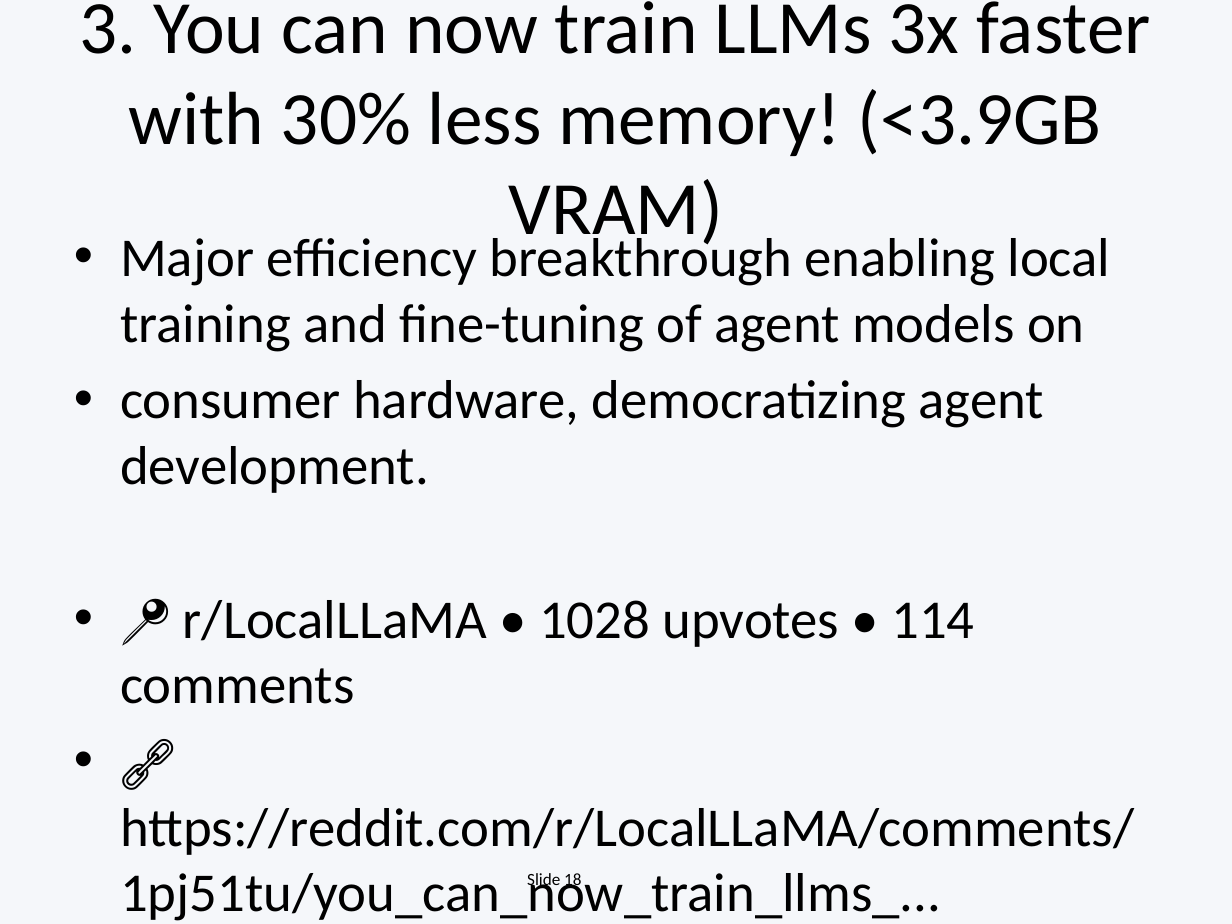
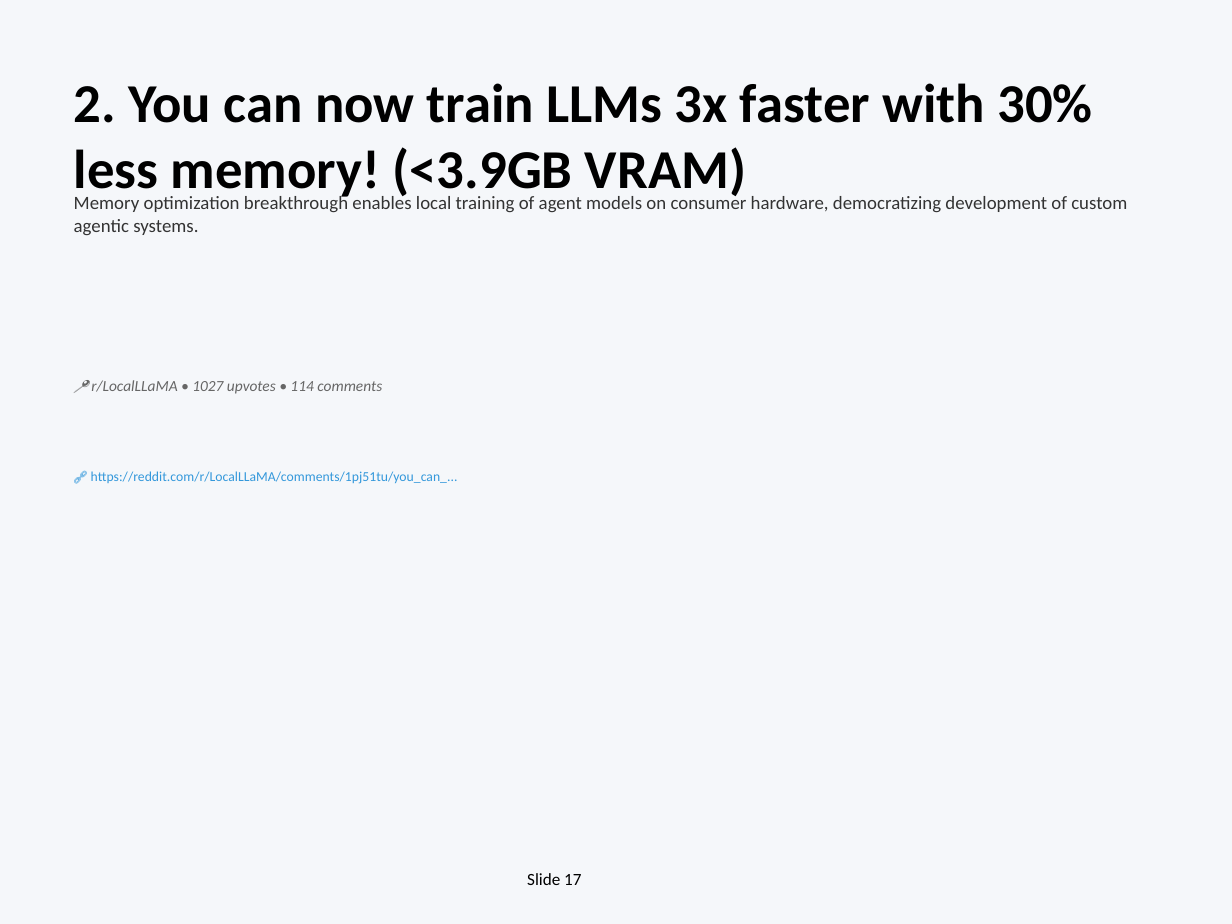
Before and after one commit to EiriniOr/ai-weekly-digest, a slide deck: slide 17 of AI_Weekly_2025-12-15.pptx (slide 18 before the commit). Drawn at 1232x924 pixels with LibreOffice and Linux fonts; fonts in the diff are those of the drawing. Boxes give left, top, right and bottom in pixels: in the first picture for what was removed or moved away, otherwise in the second. Text is boxed around its words. In the diff, an @@ line names an element or a change of style, - is before the commit and + after.

```diff
--- a/AI_Weekly_2025-12-15.pptx
+++ b/AI_Weekly_2025-12-15.pptx
@@ text "2. You can now train ..." at <box>74,83,1092,201</box>: vertical alignment middle to top @@
@@ text at <box>74,83,1092,201</box>: text changed; size 44 to 32 pt; bold on @@
-3. You can now train LLMs 3x faster with 30% less memory! (<3.9GB VRAM)
+2. You can now train LLMs 3x faster with 30% less memory! (<3.9GB VRAM)
@@ text added at <box>74,194,1127,235</box>, 11 pt, text #333333 @@
+Memory optimization breakthrough enables local training of agent models on consumer hardware, democratizing development of custom agentic systems.
@@ text removed at <box>120,230,1134,921</box> @@
-• Major efficiency breakthrough enabling local training and fine-tuning of agent models on
-• consumer hardware, democratizing agent development.
-• 📍 r/LocalLLaMA • 1028 upvotes • 114 comments
-• 🔗 https://reddit.com/r/LocalLLaMA/comments/1pj51tu/you_can_now_train_llms_...
@@ text added at <box>91,380,382,394</box>, 9 pt, text #666666, italic @@
+📍 r/LocalLLaMA • 1027 upvotes • 114 comments
@@ text added at <box>91,471,458,484</box>, 8 pt, text #3498DB @@
+🔗 https://reddit.com/r/LocalLLaMA/comments/1pj51tu/you_can_...
@@ text at <box>527,873,581,885</box>: text changed @@
-Slide 18
+Slide 17
```
Also in this commit, not shown: 15 other slides changed, 3 slides added, 8 slides removed, 1 other file.
